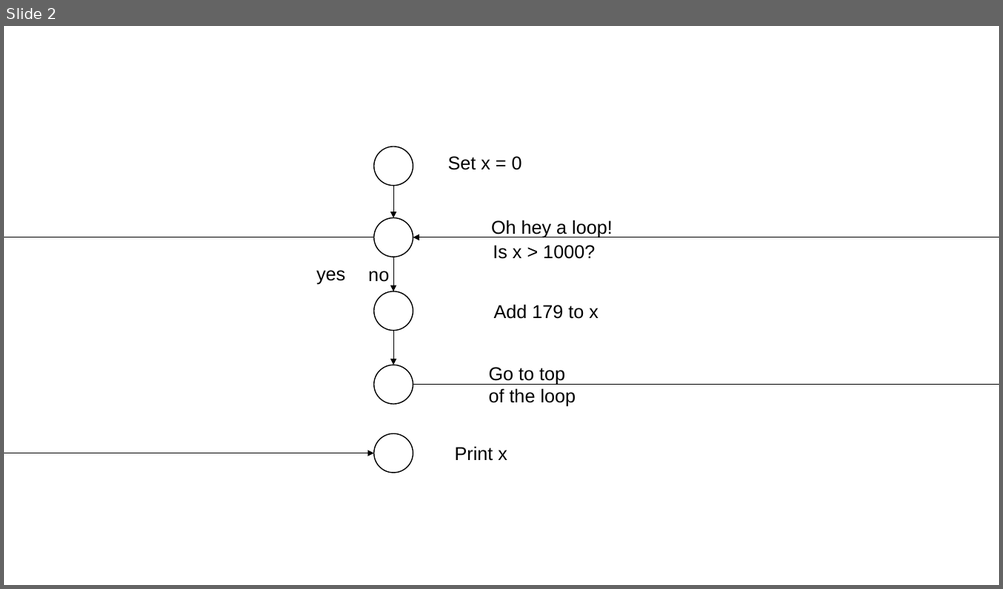
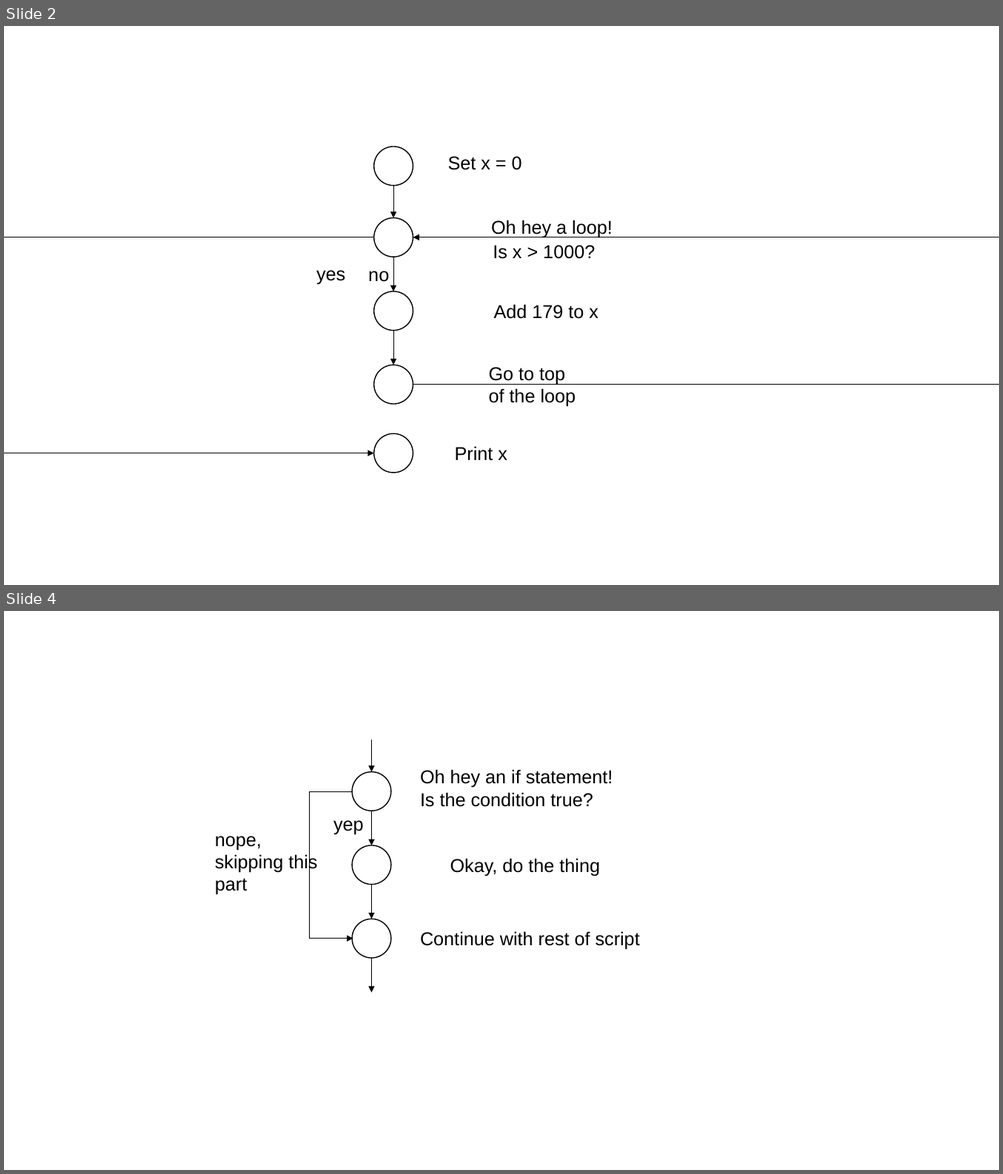
Before and after one commit to djnavarro/psyr, a slide deck: docs/images.pptx. Shown one above the other, each under a label of ours: slide 2 before the commit, slides 2 and 4 after it; the slides between them are not shown. The pictures are 1003x589 and 1003x1174 pixels, drawn with LibreOffice and Linux fonts; fonts in the diff are those of the drawing. Boxes give left, top, right and bottom in pixels: in the first picture for what was removed or moved away, otherwise in the second. Text is boxed around its words. In the diff, an @@ line names an element or a change of style, - is before the commit and + after.

```diff
--- a/docs/images.pptx
+++ b/docs/images.pptx
@@ slide 4 added at [4, 611, 999, 1170], background #FFFFFF @@
@@ arrow added from (372, 739) to (372, 772), #000000 0.5 pt @@
@@ ellipse added at [352, 772, 390, 811], outline #000000 1 pt @@
@@ text added at [420, 769, 613, 788], 18 pt, text #000000 @@
+Oh hey an if statement!
@@ elbow arrow added from (352, 792) to (353, 939), #000000 0.5 pt @@
@@ text added at [420, 792, 592, 807], 18 pt, text #000000 @@
+Is the condition true?
@@ text added at [333, 820, 364, 835], 18 pt, text #000000 @@
+yep
@@ arrow added from (372, 811) to (372, 846), #000000 0.5 pt @@
@@ text added at [215, 836, 317, 895], 18 pt, text #000000 @@
+nope, skipping this part
@@ ellipse added at [352, 846, 390, 884], outline #000000 1 pt @@
@@ text added at [450, 858, 600, 876], 18 pt, text #000000 @@
+Okay, do the thing
@@ arrow added from (372, 885) to (372, 919), #000000 0.5 pt @@
@@ ellipse added at [352, 919, 390, 958], outline #000000 1 pt @@
@@ text added at [420, 931, 640, 949], 18 pt, text #000000 @@
+Continue with rest of script
@@ arrow added from (372, 958) to (372, 993), #000000 0.5 pt @@
```
Also in this commit, not shown: 1 slide changed, 1 other slide added, 2 other files.
